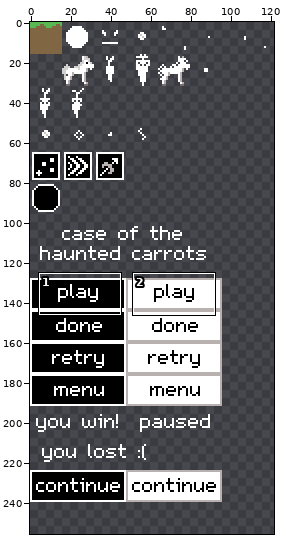
Edited in one commit: pixel-art file (tex/tiles.aseprite). The picture above shows the old version from afar; the outline marks the close-up.
Close-up. First the earlier version:
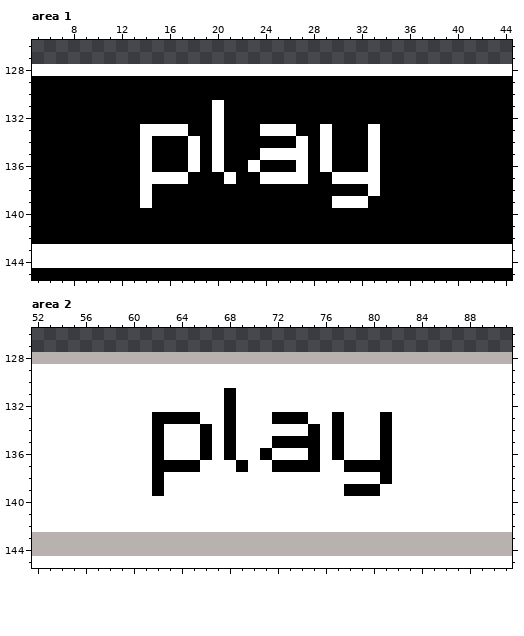
256x256 pixels, 1 frame. Shown: area 1: x 5..44, y 126..145; area 2: x 52..91, y 126..145. The wide view leaves out empty margins. The commit also changed other parts of the picture, which this record leaves out.
And afterwards:
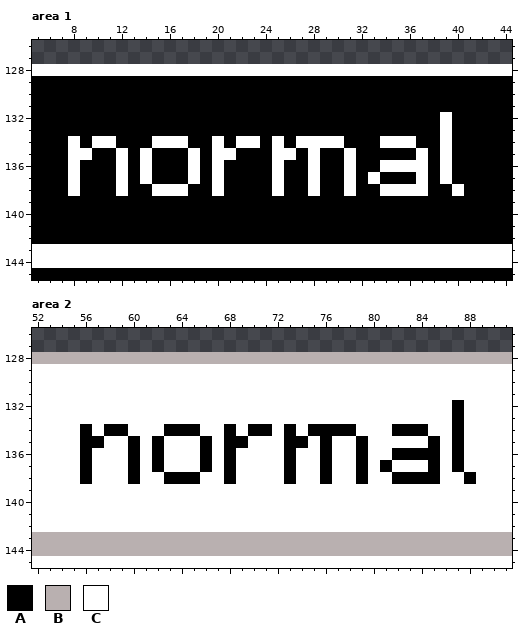
Palette (. is transparent): A #000000  B #b9b0b0  C #ffffff
Diff:
layer "Group 1/change_playubtton" added
layer "Group 1/Layer 3" added
Changed rows in their new state; - is an unchanged pixel.
Area 1, layers "Group 1/Layer 3", "Group 1/change_playubtton":
first column x 8:
131 ------------A--------------------
132 ------------A------------------C-
133 ------AAAA--A---AAA--A---A-----C-
134 C-CC--ACCCA---CC-C--C-C--ACCC--C-
135 CC--C--------C--A--ACA-C-A---C-C-
136 C---C----------A-C-ACA-C-ACCCC-C-
137 C---C--AAAC-CA--A-AAC-A-A----C-C-
138 C---C-ACCC--C----C--C--C-ACCCC--C
139 ------A---------------AAA--------
Area 2, layers "Group 1/Layer 3", "Group 1/change_playubtton":
first column x 56:
131 ------------C--------------------
132 ------------C------------------A-
133 ------CCCC--C---CCC--C---C-----A-
134 A-AA--CAAAC---AA-A--A-A--CAAA--A-
135 AA--A--------A--C--CAC-A-C---A-A-
136 A---A----------C-A-CAC-A-CAAAA-A-
137 A---A--CCCA-AC--C-CCA-C-C----A-A-
138 A---A-CAAA--A----A--A--A-CAAAA--A
139 ------C---------------CCC--------
Boxes around the changes in both close-ups, in picture pixels (x1, y1, x2, y2):
changed: (68, 100, 464, 208)
changed: (80, 388, 476, 496)
